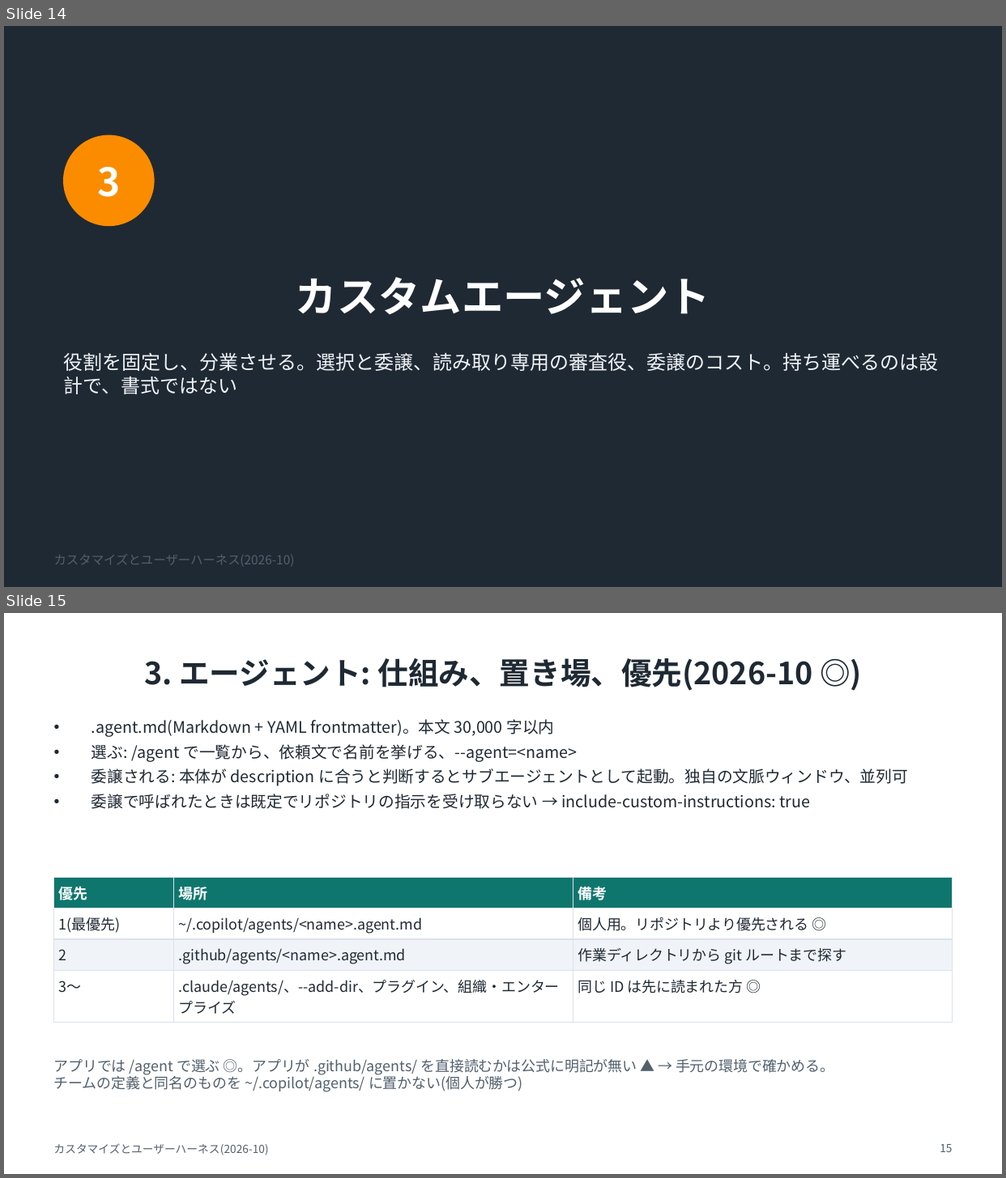
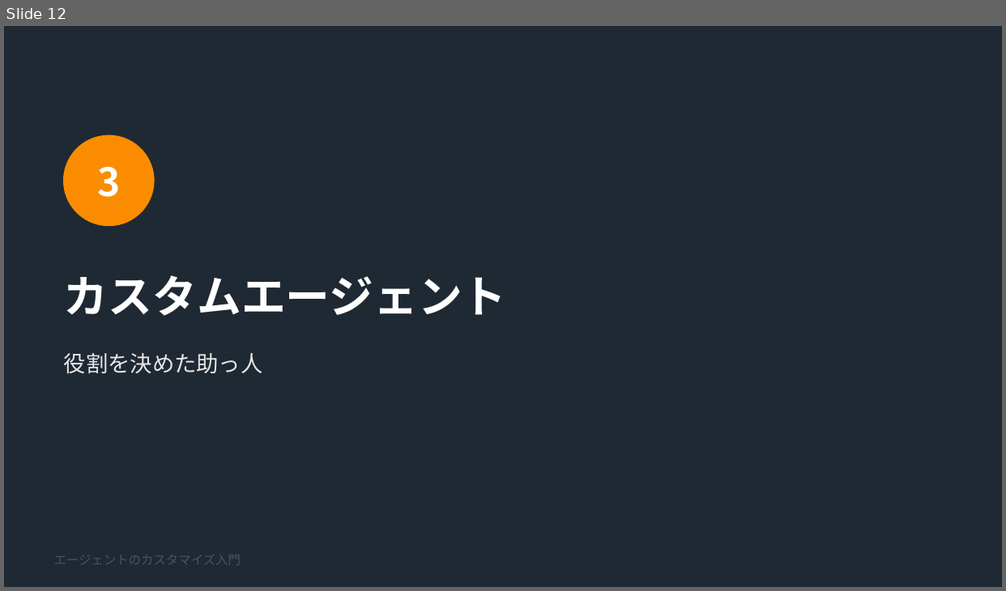
Before and after one commit to noxitro/agent-toolkit, a slide deck: docs/copilot-harness/customize/slides/customize-guide.pptx. Shown one above the other, each under a label of ours: slides 14 and 15 before the commit, slide 12 after it. The pictures are 1006x1178 and 1006x591 pixels, drawn with LibreOffice and Linux fonts; fonts in the diff are those of the drawing. Boxes give left, top, right and bottom in pixels: in the first picture for what was removed or moved away, otherwise in the second. Text is boxed around its words. In the diff, an @@ line names an element or a change of style, - is before the commit and + after.

```diff
--- a/docs/copilot-harness/customize/slides/customize-guide.pptx
+++ b/docs/copilot-harness/customize/slides/customize-guide.pptx
@@ slide 15 removed at (4,613,1002,1174), background #FFFFFF @@
@@ title removed at (144,658,813,691) @@
-3. エージェント: 仕組み、置き場、優先(2026-10 ◎)
@@ text removed at (91,719,908,809) @@
-• .agent.md(Markdown + YAML frontmatter)。本文 30,000 字以内
-• 選ぶ: /agent で一覧から、依頼文で名前を挙げる、--agent=<name>
-• 委譲される: 本体が description に合うと判断するとサブエージェントとして起動。独自の文脈ウィンドウ、並列可
-• 委譲で呼ばれたときは既定でリポジトリの指示を受け取らない → include-custom-instructions: true
@@ table removed at (54,877,952,1017), 4 rows, 3 columns @@
-優先 | 場所 | 備考
-1(最優先) | ~/.copilot/agents/<name>.agent.md | 個人用。リポジトリより優先される ◎
-2 | .github/agents/<name>.agent.md | 作業ディレクトリから git ルートまで探す
-3〜 | .claude/agents/、--add-dir、プラグイン、組織・エンタープライズ | 同じ ID は先に読まれた方 ◎
@@ text removed at (54,1059,834,1093) @@
-アプリでは /agent で選ぶ ◎。アプリが .github/agents/ を直接読むかは公式に明記が無い ▲ → 手元の環境で確かめる。
-チームの定義と同名のものを ~/.copilot/agents/ に置かない(個人が勝つ)
@@ text removed at (54,1144,269,1156) @@
-カスタマイズとユーザーハーネス(2026-10)
@@ page number removed at (940,1144,952,1152) @@
-15
@@ what was slide 14 is now slide 12 @@
@@ slide 12 changed as well @@
@@ title "カスタムエージェント" at (64,275,507,316): size 30 to 32 pt; alignment centre to left @@
@@ text at (64,353,263,373): text changed; size 14 to 16 pt; text colour #F0F4F8 to #E7E6E6 @@
-役割を固定し、分業させる。選択と委譲、読み取り専用の審査役、委譲のコスト。持ち運べるのは設計で、書式ではない
+役割を決めた助っ人
@@ text at (54,555,241,565): text changed; text colour #52606D to #44546A @@
-カスタマイズとユーザーハーネス(2026-10)
+エージェントのカスタマイズ入門
```
Also in this commit, not shown: 4 other slides changed, 16 slides added, 30 other slides removed, 5 other files.
